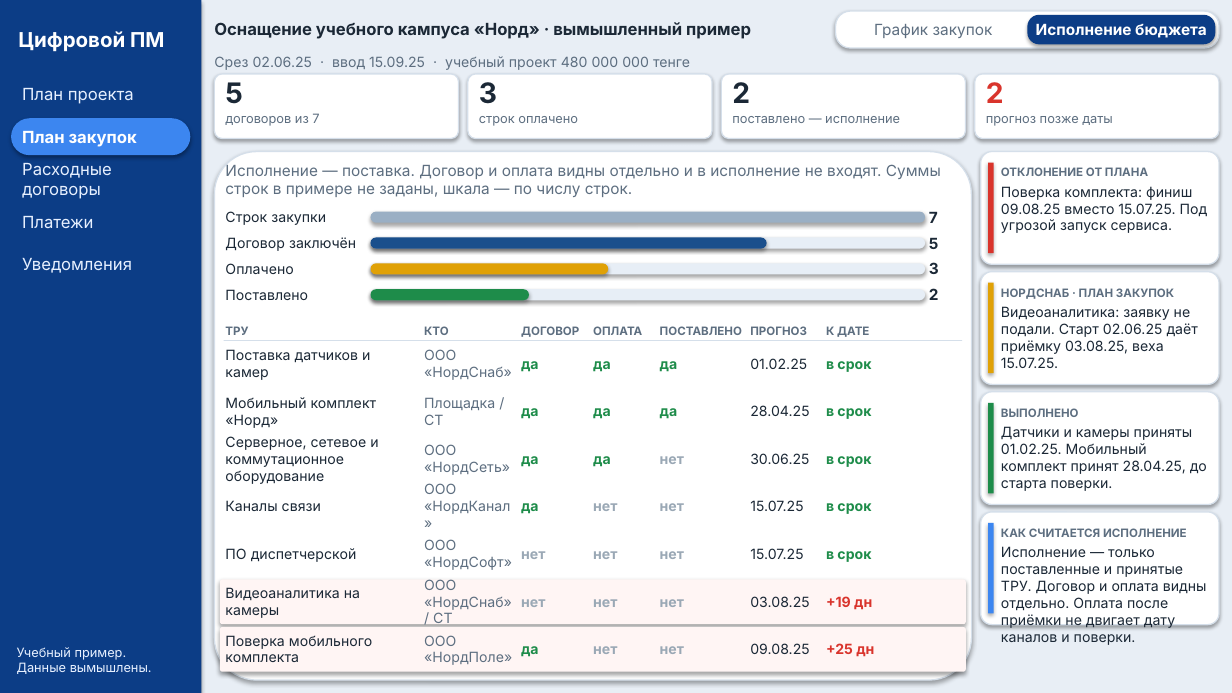
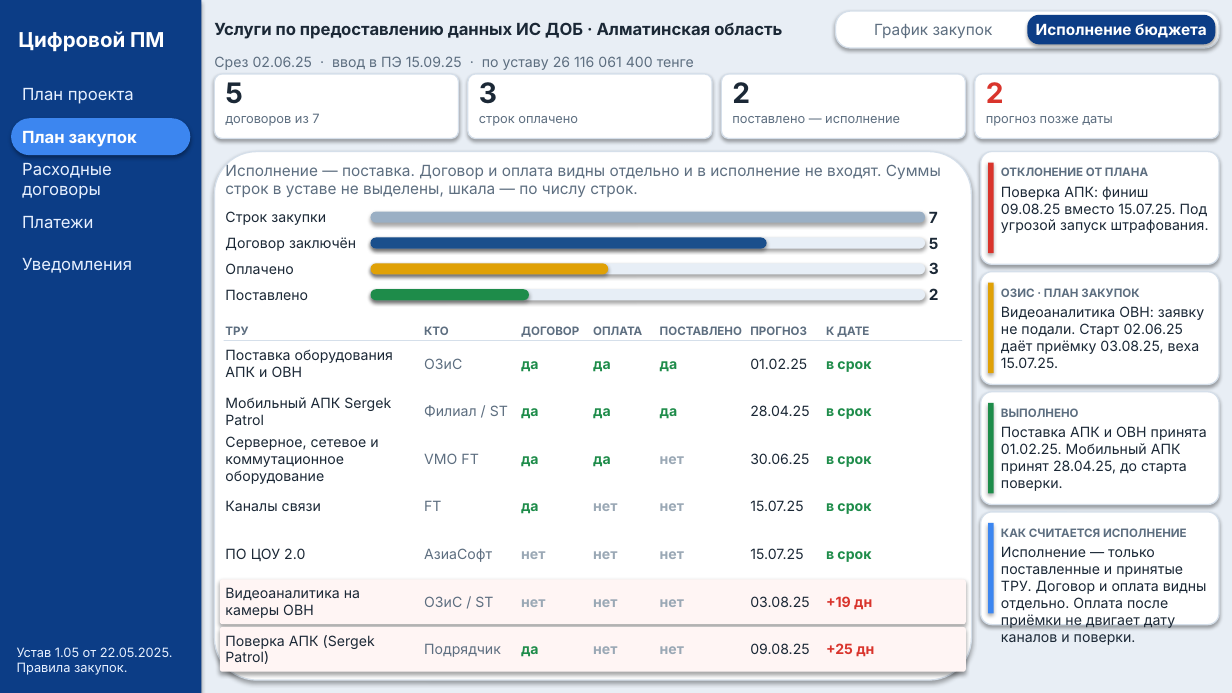
Before and after one commit to TemeshevProject/SG-DUP-Project, a slide deck: slide 2 of digital-pm/Цифровой_ПМ_план_закупок.pptx. Drawn at 1232x693 pixels with LibreOffice and Linux fonts; fonts in the diff are those of the drawing. Boxes give left, top, right and bottom in pixels: in the first picture for what was removed or moved away, otherwise in the second. Text is boxed around its words. In the diff, an @@ line names an element or a change of style, - is before the commit and + after.

```diff
--- a/digital-pm/Цифровой_ПМ_план_закупок.pptx
+++ b/digital-pm/Цифровой_ПМ_план_закупок.pptx
@@ text at (214, 22, 782, 39): text changed @@
-Оснащение учебного кампуса «Норд» · вымышленный пример
+Услуги по предоставлению данных ИС ДОБ · Алматинская область
@@ text at (214, 56, 694, 70): text changed @@
-Срез 02.06.25 · ввод 15.09.25 · учебный проект 480 000 000 тенге
+Срез 02.06.25 · ввод в ПЭ 15.09.25 · по уставу 26 116 061 400 тенге
@@ text at (225, 162, 941, 197): text changed @@
-Исполнение — поставка. Договор и оплата видны отдельно и в исполнение не входят. Суммы строк в примере не заданы, шкала — по числу строк.
+Исполнение — поставка. Договор и оплата видны отдельно и в исполнение не входят. Суммы строк в уставе не выделены, шкала — по числу строк.
@@ text at (1001, 186, 1209, 233): text changed @@
-Поверка комплекта: финиш 09.08.25 вместо 15.07.25. Под угрозой запуск сервиса.
+Поверка АПК: финиш 09.08.25 вместо 15.07.25. Под угрозой запуск штрафования.
@@ text at (1001, 288, 1139, 297): text changed @@
-НОРДСНАБ · ПЛАН ЗАКУПОК
+ОЗИС · ПЛАН ЗАКУПОК
@@ text at (1001, 306, 1204, 368): text changed @@
-Видеоаналитика: заявку не подали. Старт 02.06.25 даёт приёмку 03.08.25, веха 15.07.25.
+Видеоаналитика ОВН: заявку не подали. Старт 02.06.25 даёт приёмку 03.08.25, веха 15.07.25.
@@ text at (225, 349, 393, 377): text changed @@
-Поставка датчиков и камер
+Поставка оборудования АПК и ОВН
@@ text at (424, 358, 462, 369): text changed @@
-ООО «НордСнаб»
+ОЗиС
@@ text at (225, 397, 391, 425): text changed @@
-Мобильный комплект «Норд»
+Мобильный АПК Sergek Patrol
@@ text at (424, 405, 508, 417): text changed @@
-Площадка / СТ
+Филиал / ST
@@ text at (1001, 426, 1207, 491): text changed @@
-Датчики и камеры приняты 01.02.25. Мобильный комплект принят 28.04.25, до старта поверки.
+Поставка АПК и ОВН принята 01.02.25. Мобильный АПК принят 28.04.25, до старта поверки.
@@ text at (424, 453, 478, 464): text changed @@
-ООО «НордСеть»
+VMO FT
@@ text at (424, 500, 441, 511): text changed @@
-ООО «НордКанал»
+FT
@@ text at (225, 548, 305, 561): text changed @@
-ПО диспетчерской
+ПО ЦОУ 2.0
@@ text at (424, 548, 492, 562): text changed @@
-ООО «НордСофт»
+АзиаСофт
@@ text at (225, 587, 360, 618): text changed @@
-Видеоаналитика на камеры
+Видеоаналитика на камеры ОВН
@@ text at (424, 596, 493, 607): text changed @@
-ООО «НордСнаб» / СТ
+ОЗиС / ST
@@ text at (17, 647, 173, 675): text changed @@
-Учебный пример.
-Данные вымышлены.
+Устав 1.05 от 22.05.2025.
+Правила закупок.
@@ text at (225, 635, 375, 664): text changed @@
-Поверка мобильного комплекта
+Поверка АПК (Sergek Patrol)
@@ text at (424, 643, 501, 657): text changed @@
-ООО «НордПоле»
+Подрядчик
```
Also in this commit, not shown: 1 other slide changed, 3 other files.
